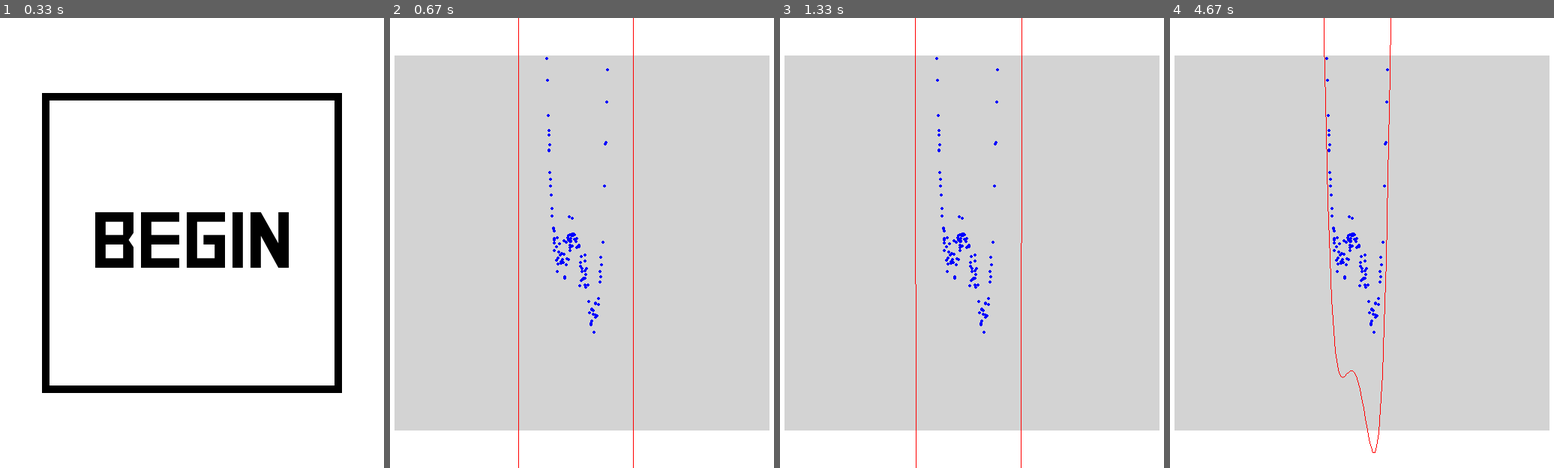
Above: before the commit, frames 1-4 (left to right).
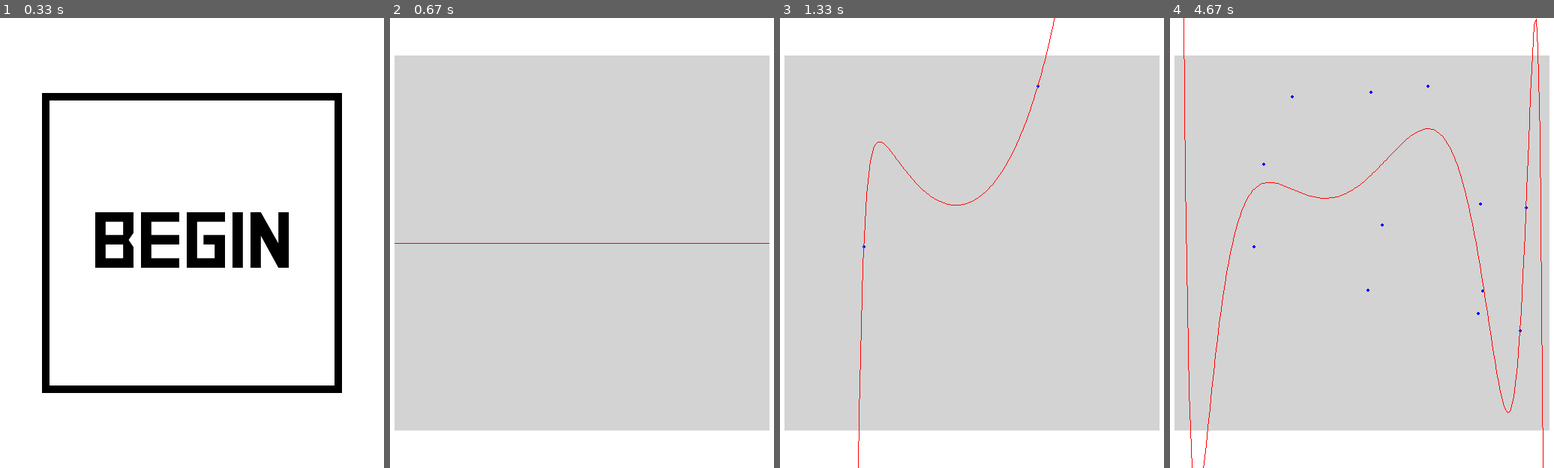
Above: after the commit, the same moments.

Repository: AndyyTaylor/Yr12Major
Game: pygame game, started from main.py
Two runs of this game, one before a commit and one after it. Both use one fixed random seed, a clock stepped at 60 frames per second and the inputs below.
Inputs (mouse positions are in pixels of both pictures, inside the frame that each line leads up to):
- Up to frame 1 (0.33 s): no input
- Up to frame 2 (0.67 s): click (582, 243) at 0.38 s
- Up to frame 3 (1.33 s): click (864, 247) at 0.72 s; click (1037, 85) at 1.05 s
- Up to frame 4 (4.67 s): click (1369, 90) at 1.38 s; click (1369, 288) at 1.72 s; click (1477, 315) at 2.05 s; click (1481, 202) at 2.38 s; click (1527, 207) at 2.72 s; click (1519, 333) at 3.05 s; click (1381, 225) at 3.38 s; click (1262, 162) at 3.72 s; click (1481, 292) at 4.05 s; click (1292, 99) at 4.38 s

Frame 1 is identical in both runs. In frame 2, 0.9% of the frame differs, in the area x 1-99%, y 0-100%; in frame 3, 1.1%; in frame 4, 1.7%, in the area x 3-98%, y 0-100%.

Commit message:
Can click to add dots

Diff:
--- a/src/ml/agents/linearregression/LinearRegression.py
+++ b/src/ml/agents/linearregression/LinearRegression.py
@@ -4,16 +4,17 @@
 class LinearRegression():
 
     def __init__(self, econfig):
-        self.m = econfig.m
         self.n = econfig.n
 
         self.params = np.zeros((self.n, 1))
         self.params[0] = 1
 
+        self.scale = False
+
         # self.scale = scale  # np.array([20, 20**2, 20**3])
 
     def on_update(self, x, y):
-
+        if len(x) < 2: return
         self.scale = x.std(0)
 
         X = np.insert(np.divide(x, self.scale), 0, 1, axis=1)
@@ -25,18 +26,19 @@
         plot.renderFunction(screen, self.func)
 
     def func(self, x):
-        # print(x.shape)
-        # print(np.divide(x.T, np.array([20, 20**2, 20**3])).T.shape)
+        if type(self.scale) == bool:
+            return 0
+
         y = self.params.T.dot(np.insert(np.divide(x.T, self.scale).T, 0, 1, axis=0))
-        # print(np.insert(np.divide(x.T, np.array([20, 20**2, 20**3])).T, 0, 1, axis=0))
+
         return y
 
     def vectorizedBGD(self, X, y):
-        for iter in range(50):
+        for iter in range(200):
             pred = X.dot(self.params)
 
             err = np.square(np.subtract(pred, y))
-            J = 1.0 / (2*self.m) * np.sum(err)
+            J = 1.0 / (2*len(y)) * np.sum(err)
 
             # print(J)
             if J > 10**36:
@@ -48,7 +50,7 @@
             # print("---------")
             # print(self.params)
             # print(X.T.dot(np.subtract(pred, y)))
-            new_params = np.subtract(self.params, (alpha / self.m) * (X.T.dot(np.subtract(pred, y))))
+            new_params = np.subtract(self.params, (alpha / len(y)) * (X.T.dot(np.subtract(pred, y))))
             self.params = new_params
 
             # print(self.params)
--- a/src/ml/environments/lineardataset/MainState.py
+++ b/src/ml/environments/lineardataset/MainState.py
@@ -49,7 +49,11 @@
         pass
 
     def on_mouse_down(self, pos):
-        pass
+        x_val, y = self.plot.screen_to_coords(pos)
+        x = np.array([(x_val**(i+1)) for i in range(self.n-1)])
+
+        self.x = np.vstack((self.x, x))
+        self.y = np.vstack((self.y, y))
 
     def gen_point(self):
         x_val = random.uniform(self.x_range[0], self.x_range[1])
--- a/src/ml/environments/lineardataset/envconfig.py
+++ b/src/ml/environments/lineardataset/envconfig.py
@@ -1,2 +1,2 @@
-m = 600
-n = 5
+m = 0
+n = 30
--- a/src/ui/Plot.py
+++ b/src/ui/Plot.py
@@ -26,10 +26,17 @@
 
     def adjust(self, point):
         x, y = point
-        # print(y)
+
         x = (x - self.x_range[0]) * (self.w / (self.x_range[1] - self.x_range[0])) + self.x
         y = (y - self.y_range[0]) * (self.w / (self.y_range[1] - self.y_range[0])) + self.y
         return int(x), int(y)
+
+    def screen_to_coords(self, point):
+        x, y = point
+
+        x = (x - self.x) * ((self.x_range[1] - self.x_range[0]) / self.w) + self.x_range[0]
+        y = (y - self.y) * ((self.y_range[1] - self.y_range[0]) / self.w) + self.y_range[0]
+        return x, y
 
     def renderFunction(self, screen, func):
         prev_point = None
